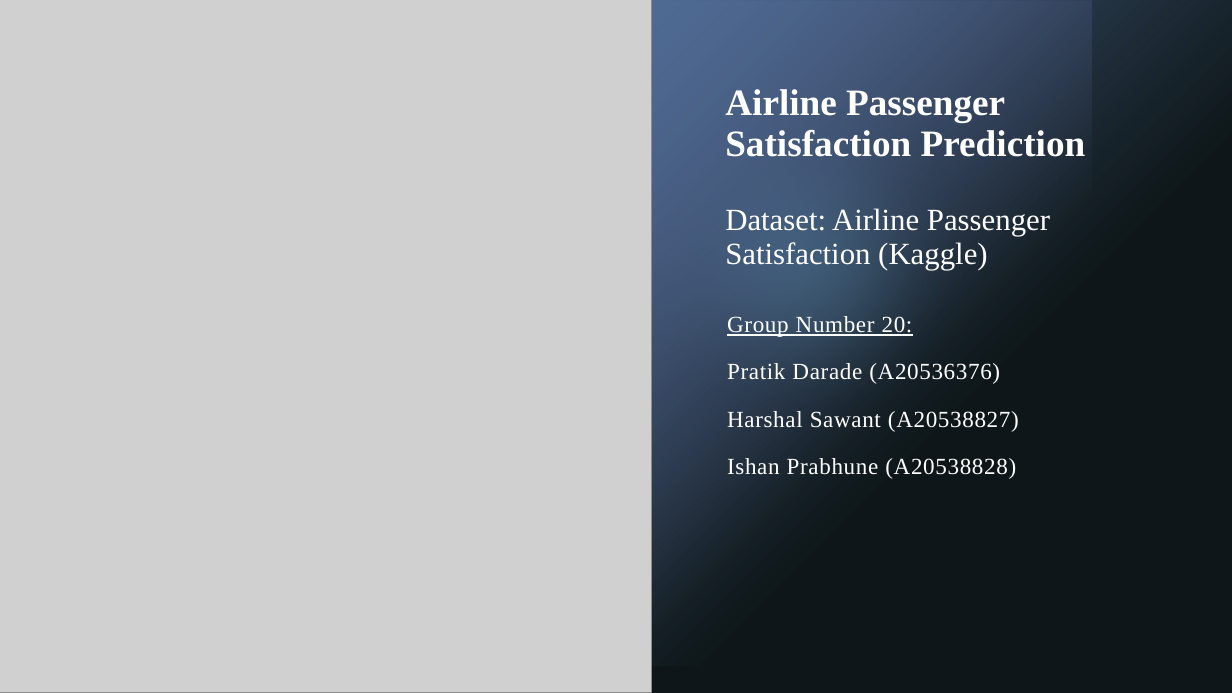
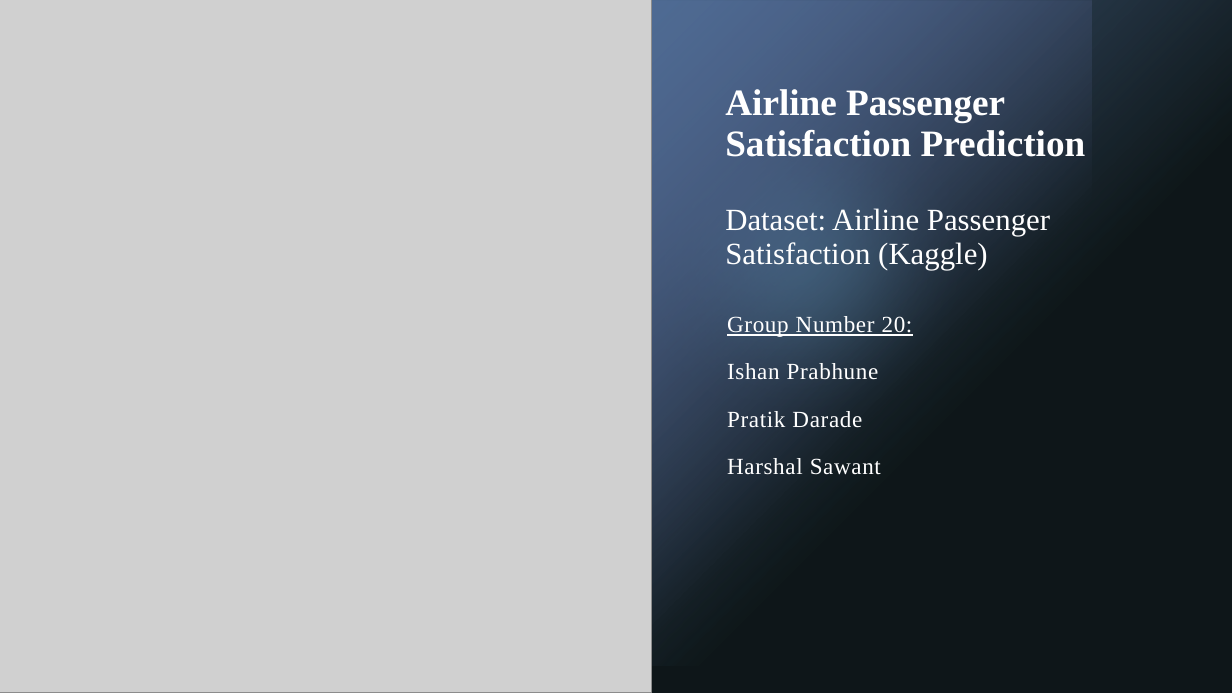
Before and after one commit to Ishan9100/Airline-Satisfaction-Prediction-using-R, a slide deck: slide 1 of Airline-Satisfaction-Prediction-using-R/PDA_AIRLINE_PROJECT.pptx. Drawn at 1232x693 pixels with LibreOffice and Linux fonts; fonts in the diff are those of the drawing; grey boxes stand for pictures. Boxes give left, top, right and bottom in pixels: in the first picture for what was removed or moved away, otherwise in the second. Text is boxed around its words. In the diff, an @@ line names an element or a change of style, - is before the commit and + after.

```diff
--- a/Airline-Satisfaction-Prediction-using-R/PDA_AIRLINE_PROJECT.pptx
+++ b/Airline-Satisfaction-Prediction-using-R/PDA_AIRLINE_PROJECT.pptx
@@ text at [727,363,881,475]: text changed @@
-Pratik Darade (A20536376)
-Harshal Sawant (A20538827)
-Ishan Prabhune (A20538828)
+Ishan Prabhune
+Pratik Darade
+Harshal Sawant
```
